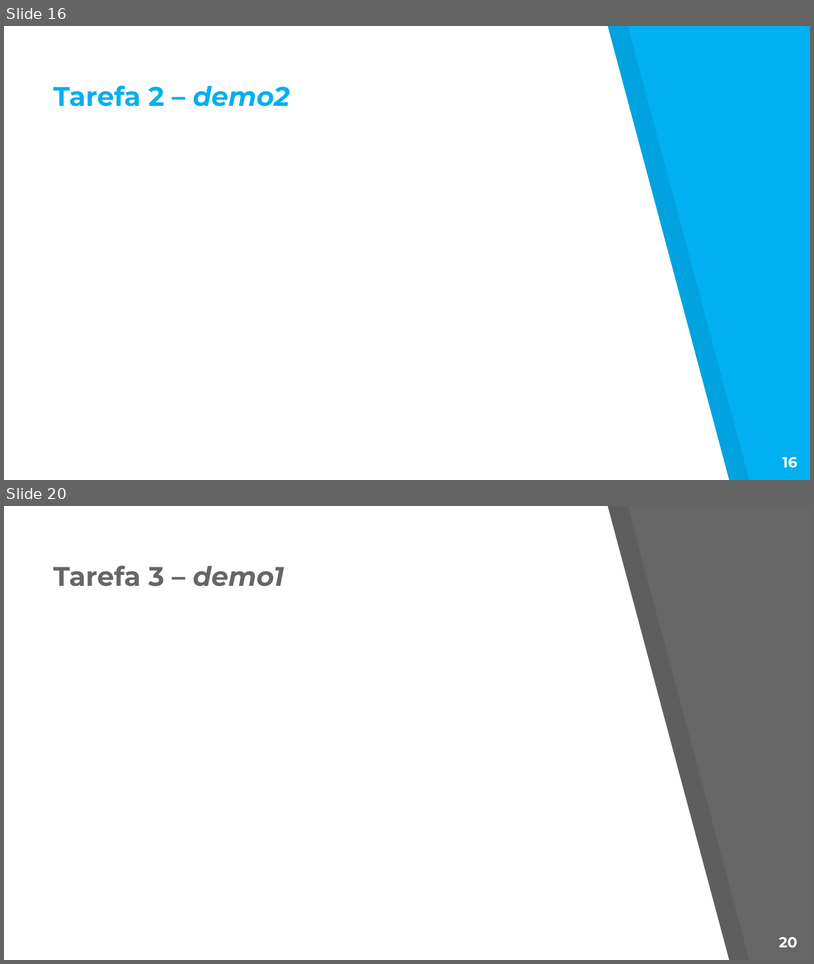
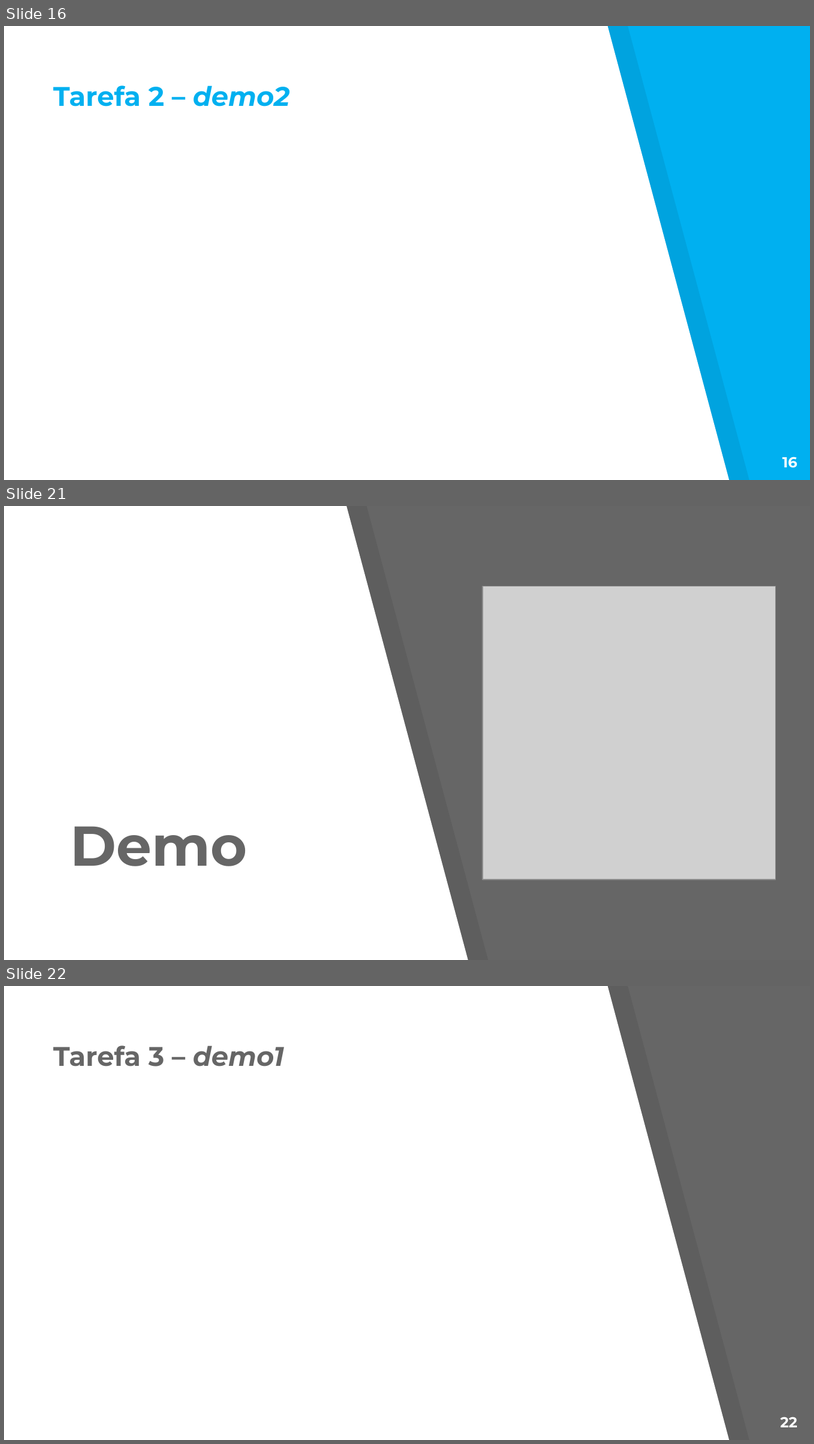
Before and after one commit to Nelson198/ATS, a slide deck: Apresentação.pptx. Shown one above the other, each under a label of ours: slides 16 and 20 before the commit, slides 16, 21 and 22 after it; the slides between them are not shown. The pictures are 814x964 and 814x1444 pixels, drawn with LibreOffice and Linux fonts; fonts in the diff are those of the drawing; grey boxes stand for pictures. Boxes give left, top, right and bottom in pixels: in the first picture for what was removed or moved away, otherwise in the second. Text is boxed around its words. In the diff, an @@ line names an element or a change of style, - is before the commit and + after.

```diff
--- a/Apresentação.pptx
+++ b/Apresentação.pptx
@@ slide 21 added at (4, 506, 810, 960), background #666666 @@
@@ freeform shape added at (4, 506, 468, 960), fill #FFFFFF @@
@@ freeform shape added at (23, 506, 489, 960), fill #000000 at 7% opacity @@
@@ picture added at (483, 586, 776, 879) @@
@@ title added at (70, 826, 247, 866), 50 pt, text #666666, bold @@
+Demo
@@ what was slide 20 is now slide 22 @@
@@ page number at (780, 1417, 798, 1427): text changed @@
-20
+22
```
Also in this commit, not shown: 7 slides changed, 2 other slides added, 3 other files.
